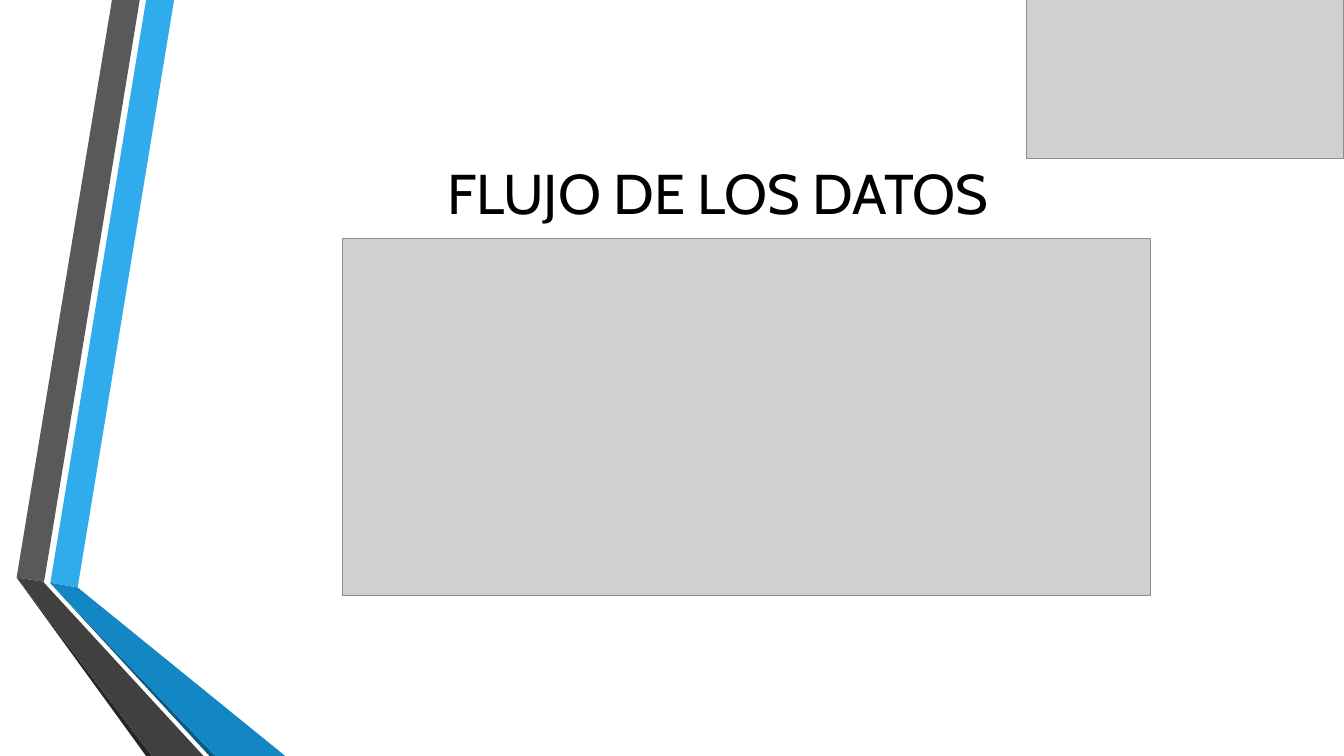
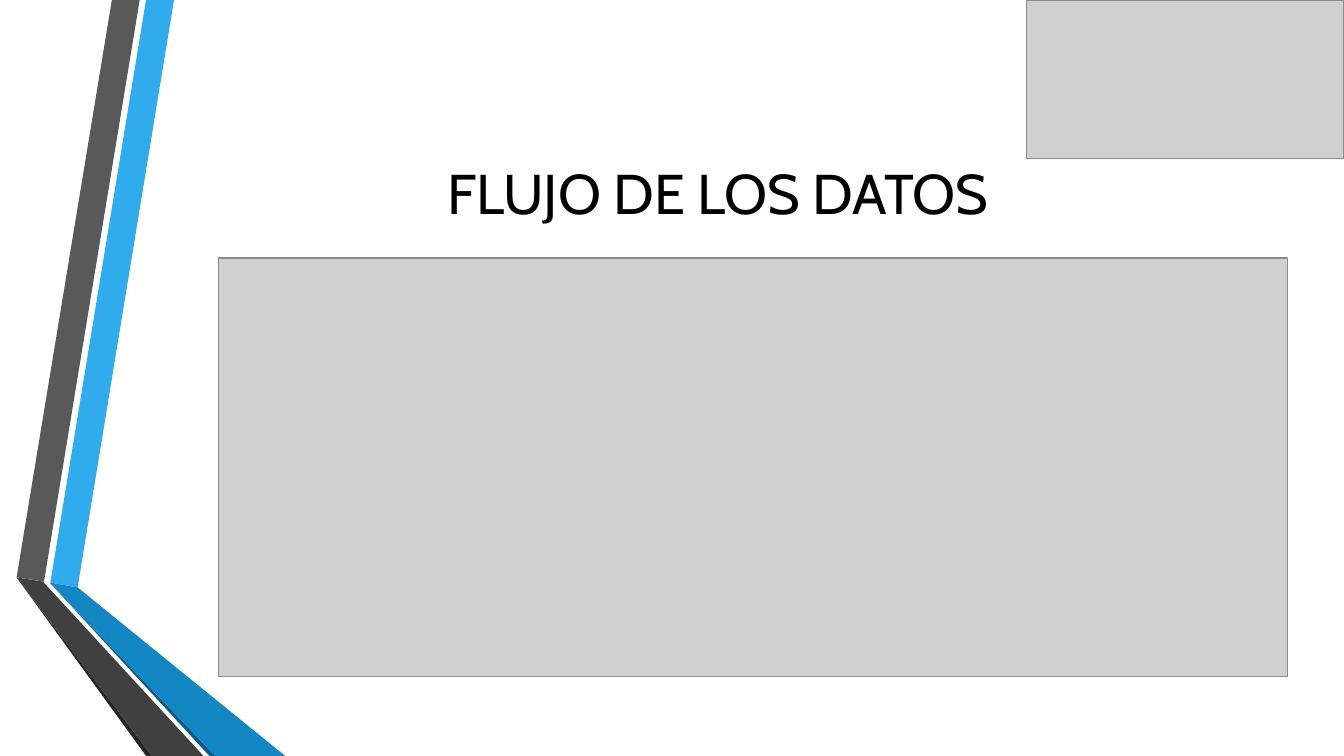
Before and after one commit to SergioDevAlcalde/tfmTelefonica, a slide deck: slide 7 of criptomonedas/Presentacion.pptx (slide 6 before the commit). Drawn at 1344x756 pixels with LibreOffice and Linux fonts; fonts in the diff are those of the drawing; grey boxes stand for pictures; background and template pictures are left out. Boxes give left, top, right and bottom in pixels: in the first picture for what was removed or moved away, otherwise in the second. Text is boxed around its words. In the diff, an @@ line names an element or a change of style, - is before the commit and + after.

```diff
--- a/criptomonedas/Presentacion.pptx
+++ b/criptomonedas/Presentacion.pptx
@@ picture: place and size @@
-picture at [342,238,1150,595]
+picture at [219,258,1289,677]
@@ freeform shape at [50,583,285,756]: outline redrawn @@
@@ freeform shape at [50,584,215,756]: outline redrawn @@
```
Also in this commit, not shown: 6 other slides changed, 1 slide added, 1 slide removed.
